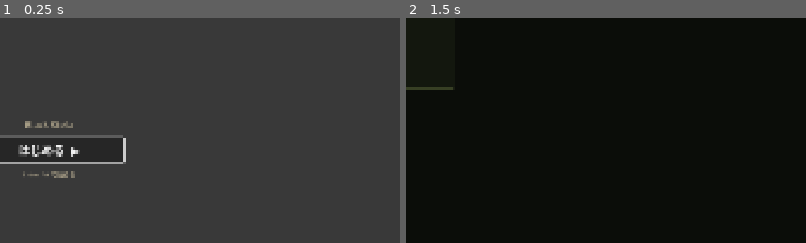
Above: before the commit, frames 1-2 (left to right).
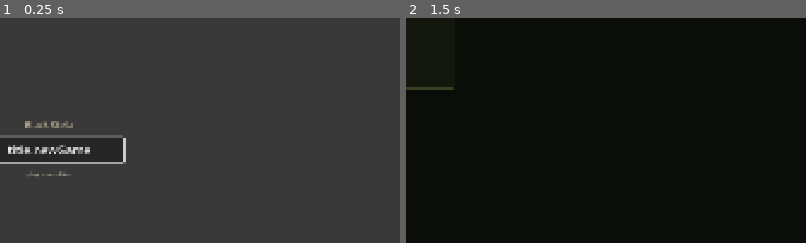
Above: after the commit, the same moments.

Repository: kino-6/black-stela
Game: Godot game, scene res://scenes/boot.tscn
The game is run twice, just before and just after one commit, with the same random seed, the same clock (stepped at 60 frames per second) and the same inputs.
Inputs:
- Up to frame 1 (0.25 s): no input
- Up to frame 2 (1.5 s): click "はじめる ▶" (after the commit: "title.newGame") at 0.5 s; click "均等" at 1.25 s
The pictures show only the part of the screen within x 44-94%, y 50-100%; the shares and areas given below are measured in that part.

The runs differ from the first frame. In frame 1, 0.8% of the frame differs, in the area x 2-23%, y 56-72%; in frame 2, nothing differs.

Commit message:
feat(migration): M6 — save/load round-trip + title continue list (gate green)
scripts/rules/save_game.gd ports the versioned save envelope (schemaVersion / savedAt / scenario /
settings / state), the forward-migration chain, and the refusal of a save NEWER than this build
supports (a newer build wrote it — the player updates rather than silently losing the run).

New gate: `npm run export:saves` writes three TS-authored saves plus the state hash each must
reproduce, and verify_save.gd proves (1) a TS save loads in Godot to that hash, (2) a Godot re-save
reloads unchanged, (3) the scenario envelope survives, (4) a schemaVersion-99 save is refused.
Wired into gate:migration.

The gate immediately caught a real bug: normalize_state was materialising `enemyRecord: {}` on load,
but the Zod schema has it `.optional()` — Zod leaves it ABSENT, so the round-tripped canonical state
hash drifted. Only fields the schema actually `.default()`s may be filled in.

Title gains the 続きから list: one row per non-empty slot described by what it HOLDS (scenario, party
size, purse) rather than a raw id or file name, resuming in town or the dungeon per the saved phase.

gate:migration green (15 screens, controller traversal, save round-trip, parity 27/27). 481 unit green.

Co-Authored-By: Claude Opus 4.8 <noreply@anthropic.com>

Diff:
--- /dev/null
+++ b/godot/scripts/rules/save_game.gd
@@ -0,0 +1,124 @@
+extends RefCounted
+## Port of the save DTO (src/domain/saveData.ts). One versioned envelope wraps the whole GameState:
+##   { schemaVersion, savedAt, scenario:{worldId,title}, settings:{aiEnabled,locale}, state }
+##
+## The migration contract matters more than the shape: a save carries a numeric `schemaVersion`; an
+## OLDER save is migrated FORWARD one version at a time before validation, and a save NEWER than this
+## build supports is REFUSED with a clear message rather than silently losing the player's run.
+##
+## Round-trip requirement: a TS-written save must load here and re-save to the same canonical state, and
+## vice-versa. The TS side validates with Zod, which fills DEFAULTS for absent optional fields — so this
+## port applies exactly the same defaults on load, or the round-tripped state hash would drift.
+
+const LATEST_SAVE_SCHEMA_VERSION := 1
+
+# GameStateSchema's defaults, applied on load so a save written by either runtime normalizes identically.
+# ONLY fields the schema actually `.default(...)`s belong here. `enemyRecord`, `materials` and
+# `combatConclusion` are `.optional()` — Zod leaves them ABSENT, and materialising them as empty values
+# changes the canonical state hash (that mistake is what this gate caught first).
+const STATE_DEFAULTS := {
+	"reserve": [], "retired": [], "floorClearedEnemies": [], "stepsSinceEncounter": 0,
+	"expeditions": 0, "inventory": [], "partyGold": 75,
+	"claimedTreasures": [], "floorClaimedTreasures": [], "quests": [], "chests": []
+}
+const CHEST_DEFAULTS := {
+	"trap": null, "phase": "closed", "investigated": false, "investigateResult": null,
+	"disarmAttempted": false, "disarmed": false, "sprung": false
+}
+const QUEST_DEFAULTS := {"status": "active", "killCount": 0, "claims": 0}
+
+static func to_save_data(state: Dictionary, world: Dictionary, saved_at: String, locale: String = "ja") -> Dictionary:
+	return {
+		"schemaVersion": LATEST_SAVE_SCHEMA_VERSION,
+		"savedAt": saved_at,
+		"scenario": {"worldId": world.get("id", ""), "title": world.get("title", "")},
+		"settings": {"aiEnabled": bool(state.get("aiEnabled", true)), "locale": locale},
+		"state": state.duplicate(true)
+	}
+
+## Migrate an incoming save forward, then normalize it. Returns { ok, state, error }.
+static func parse_save_data(input: Variant) -> Dictionary:
+	if typeof(input) != TYPE_DICTIONARY:
+		return {"ok": false, "error": "save data is not an object"}
+	var version_value: Variant = input.get("schemaVersion", null)
+	if version_value == null:
+		return {"ok": false, "error": "save data carries no schemaVersion"}
+	var version := int(version_value)
+	if version > LATEST_SAVE_SCHEMA_VERSION:
+		# A newer build wrote it — refuse rather than silently dropping fields we do not understand.
+		return {"ok": false, "error": "Save schema version %d is newer than this build supports (%d); update the app." % [version, LATEST_SAVE_SCHEMA_VERSION]}
+	var data: Dictionary = (input as Dictionary).duplicate(true)
+	while version < LATEST_SAVE_SCHEMA_VERSION:
+		var next_version := version + 1
+		var migrated: Variant = _migrate(data, next_version)
+		if migrated == null:
+			return {"ok": false, "error": "No migration registered to save schema version %d." % next_version}
+		data = migrated
+		version = next_version
+	if typeof(data.get("state", null)) != TYPE_DICTIONARY:
+		return {"ok": false, "error": "save data carries no state"}
+	return {"ok": true, "state": normalize_state(data["state"]), "envelope": data}
+
+# MIGRATIONS[n] upgrades a v(n-1) save to v(n). Empty until V2 lands — mirrors saveData.ts.
+static func _migrate(_data: Dictionary, _to_version: int) -> Variant:
+	return null
+
+## Apply the schema's defaults so a save from either runtime normalizes to the same state.
+static func normalize_state(raw: Dictionary) -> Dictionary:
+	var state: Dictionary = raw.duplicate(true)
+	for key in STATE_DEFAULTS:
+		if state.get(key, null) == null:
+			state[key] = STATE_DEFAULTS[key] if typeof(STATE_DEFAULTS[key]) != TYPE_ARRAY else (STATE_DEFAULTS[key] as Array).duplicate()
+	var quests := []
+	for quest in state.get("quests", []):
+		var q: Dictionary = (quest as Dictionary).duplicate(true)
+		for key in QUEST_DEFAULTS:
+			if q.get(key, null) == null:
+				q[key] = QUEST_DEFAULTS[key]
+		quests.append(q)
+	state["quests"] = quests
+	var chests := []
+	for chest in state.get("chests", []):
+		var c: Dictionary = (chest as Dictionary).duplicate(true)
+		for key in CHEST_DEFAULTS:
+			if not c.has(key):
+				c[key] = CHEST_DEFAULTS[key]
+		chests.append(c)
+	state["chests"] = chests
+	return state
+
+# --- disk -------------------------------------------------------------------------------------------
+static func slot_path(slot: int) -> String:
+	return "user://save-%d.json" % slot
+
+static func write_slot(slot: int, state: Dictionary, world: Dictionary, saved_at: String, locale: String = "ja") -> bool:
+	var file := FileAccess.open(slot_path(slot), FileAccess.WRITE)
+	if file == null:
+		push_error("[save] cannot write slot %d" % slot)
+		return false
+	file.store_string(JSON.stringify(to_save_data(state, world, saved_at, locale), "  "))
+	file.close()
+	return true
+
+static func read_slot(slot: int) -> Dictionary:
+	var path := slot_path(slot)
+	if not FileAccess.file_exists(path):
+		return {"ok": false, "error": "empty"}
+	return parse_save_data(JSON.parse_string(FileAccess.get_file_as_string(path)))
+
+## Slot headline for the title screen's continue list — never raw ids or implementation wording.
+static func slot_summary(slot: int) -> Dictionary:
+	var loaded := read_slot(slot)
+	if not bool(loaded.get("ok", false)):
+		return {"slot": slot, "empty": true}
+	var envelope: Dictionary = loaded.get("envelope", {})
+	var state: Dictionary = loaded.get("state", {})
+	return {
+		"slot": slot,
+		"empty": false,
+		"title": String((envelope.get("scenario", {}) as Dictionary).get("title", "")),
+		"savedAt": String(envelope.get("savedAt", "")),
+		"party": (state.get("party", []) as Array).size(),
+		"gold": int(state.get("partyGold", 0)),
+		"turn": int(state.get("turn", 0))
+	}
--- a/godot/scripts/title.gd
+++ b/godot/scripts/title.gd
@@ -1,4 +1,7 @@
 extends Control
+
+const I18n := preload("res://scripts/i18n.gd")
+const SaveGame := preload("res://scripts/rules/save_game.gd")
 ## S4 TITLE — the loop's front door. The delivered key art fills the frame; one focused prompt starts
 ## a run into the town hub. Controller-first (confirm starts; the button is focused on load).
 
@@ -44,14 +47,40 @@
 	add_child(box)
 	box.add_child(_center(_label(_world_title, 22, DIM)))
 	var start := Button.new()
-	start.text = "はじめる  ▶"
+	start.text = I18n.t("title.newGame")
 	start.custom_minimum_size = Vector2(360, 60)
 	start.add_theme_font_size_override("font_size", 28)
-	start.add_theme_color_override("font_color", GOLD)
 	start.pressed.connect(_on_start)
 	box.add_child(_center(start))
-	box.add_child(_center(_label("Enter / A で始める", 15, DIM)))
+
+	# M6 — 続きから: every non-empty slot, described by what it holds (never a raw id or file name).
+	for slot in [1, 2, 3]:
+		var summary: Dictionary = SaveGame.slot_summary(slot)
+		if bool(summary.get("empty", true)):
+			continue
+		var b := Button.new()
+		b.text = "%s %d — %s ・ %s ・ %s" % [
+			I18n.t("save.slot"), slot, String(summary.get("title", "")),
+			I18n.t("town.partyReady", {"count": int(summary.get("party", 0))}),
+			I18n.t("town.gold", {"gold": int(summary.get("gold", 0))})]
+		b.custom_minimum_size = Vector2(520, 48)
+		b.add_theme_font_size_override("font_size", 18)
+		b.pressed.connect(_on_continue.bind(slot))
+		box.add_child(_center(b))
+	box.add_child(_center(_label(I18n.t("play.menuHint"), 15, DIM)))
 	start.grab_focus()
+
+# Continue: load the slot into the shared run and drop the party back where they stood.
+func _on_continue(slot: int) -> void:
+	var loaded: Dictionary = SaveGame.read_slot(slot)
+	if not bool(loaded.get("ok", false)):
+		return
+	var run := get_node_or_null("/root/Run")
+	if run:
+		run.ensure_loaded()
+		run.state = loaded["state"]
+	var phase := String((loaded["state"] as Dictionary).get("phase", "town"))
+	get_tree().change_scene_to_file("res://scenes/dungeon.tscn" if phase == "dungeon" else "res://scenes/town.tscn")
 
 func _on_start() -> void:
 	var run := get_node_or_null("/root/Run")
--- /dev/null
+++ b/godot/tests/verify_save.gd
@@ -0,0 +1,75 @@
+extends SceneTree
+## M6 save round-trip gate. For each TS-written fixture:
+##   1. LOAD it here and check the state hashes to the value the TS oracle recorded (so a run started in
+##      React continues in Godot with no data loss),
+##   2. RE-SAVE it and load the result again — the hash must be unchanged (Godot's own writes survive),
+##   3. check the envelope is preserved (worldId/title/settings), and
+##   4. check the version guard REFUSES a save newer than this build supports rather than dropping data.
+## Usage: godot --headless --path godot/ --script res://tests/verify_save.gd
+
+const SaveGame := preload("res://scripts/rules/save_game.gd")
+const StateHash := preload("res://scripts/rules/state_hash.gd")
+
+func _initialize() -> void:
+	var raw: Variant = JSON.parse_string(FileAccess.get_file_as_string("res://data/save-fixtures.json"))
+	if typeof(raw) != TYPE_DICTIONARY:
+		push_error("[save] cannot load save-fixtures.json (run `npm run export:saves`)")
+		quit(1)
+		return
+
+	var failures := 0
+	for fixture in raw.get("fixtures", []):
+		var name: String = fixture.get("name", "?")
+		var want: String = fixture.get("stateHash", "")
+
+		# 1. load a TS-written save
+		var loaded: Dictionary = SaveGame.parse_save_data(fixture.get("save", null))
+		if not bool(loaded.get("ok", false)):
+			print("[save] %s: LOAD FAILED — %s" % [name, loaded.get("error", "?")])
+			failures += 1
+			continue
+		var got: String = StateHash.hash_state(loaded["state"])
+		if got != want:
+			print("[save] %s: loaded state hash %s != %s (a TS save does not survive the Godot load)" % [name, got, want])
+			failures += 1
+			continue
+
+		# 2. re-save from Godot and load it again
+		var envelope: Dictionary = loaded.get("envelope", {})
+		var scenario: Dictionary = envelope.get("scenario", {})
+		var rewritten: Dictionary = SaveGame.to_save_data(loaded["state"], {"id": scenario.get("worldId", ""), "title": scenario.get("title", "")}, String(envelope.get("savedAt", "")), String((envelope.get("settings", {}) as Dictionary).get("locale", "ja")))
+		var reloaded: Dictionary = SaveGame.parse_save_data(rewritten)
+		if not bool(reloaded.get("ok", false)):
+			print("[save] %s: RELOAD of a Godot-written save failed — %s" % [name, reloaded.get("error", "?")])
+			failures += 1
+			continue
+		var round_trip: String = StateHash.hash_state(reloaded["state"])
+		if round_trip != want:
+			print("[save] %s: round-trip hash %s != %s (Godot's own write loses data)" % [name, round_trip, want])
+			failures += 1
+			continue
+
+		# 3. the envelope must survive the round trip
+		var re_scenario: Dictionary = (rewritten.get("scenario", {}) as Dictionary)
+		if re_scenario.get("worldId", "") != scenario.get("worldId", "") or re_scenario.get("title", "") != scenario.get("title", ""):
+			print("[save] %s: scenario envelope not preserved" % name)
+			failures += 1
+			continue
+
+		print("[save] %s: OK (load + re-save round-trip, hash %s)" % [name, want])
+
+	# 4. a save from a NEWER build must be refused, not silently downgraded
+	var future: Dictionary = SaveGame.parse_save_data({"schemaVersion": 99, "state": {}})
+	if bool(future.get("ok", false)):
+		print("[save] version guard FAILED: a schemaVersion 99 save was accepted")
+		failures += 1
+	else:
+		print("[save] version guard: a newer save is refused (%s)" % future.get("error", ""))
+
+	print("")
+	if failures == 0:
+		print("[save] PASS — TS saves load in Godot and survive a Godot re-save unchanged")
+		quit(0)
+	else:
+		print("[save] FAIL — %d problem(s)" % failures)
+		quit(1)
Not shown, changed: docs/design/godot-full-migration-plan.md
Not shown, changed: package.json
Not shown, added: scripts/export-save-fixtures.ts
